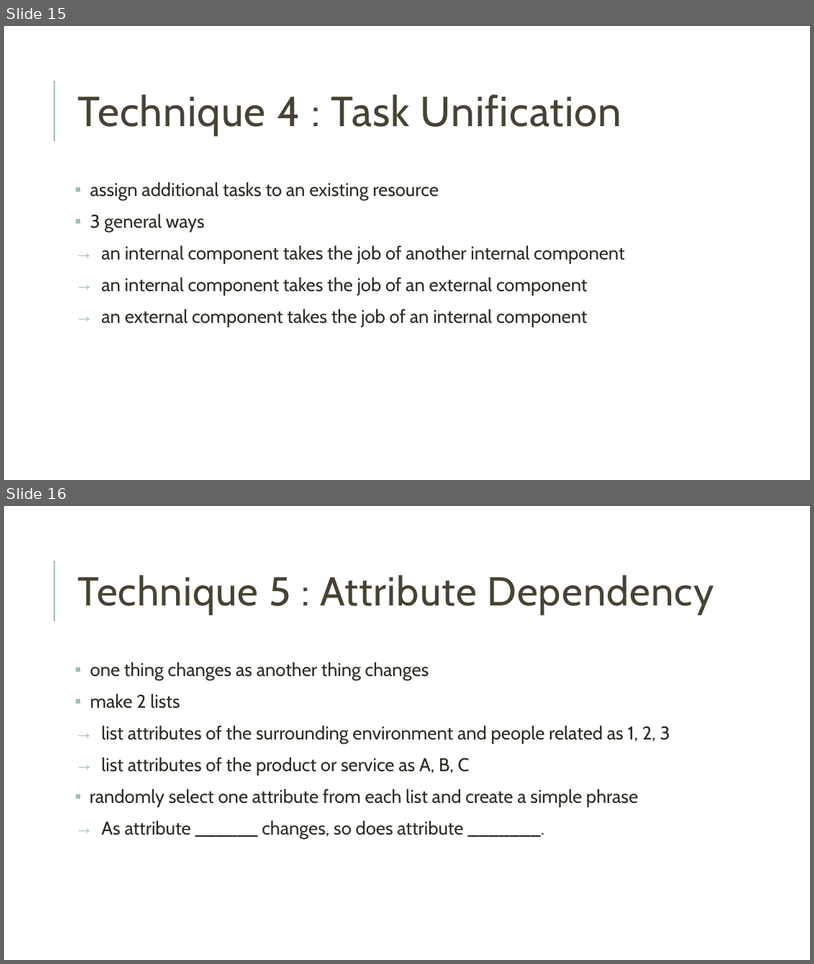
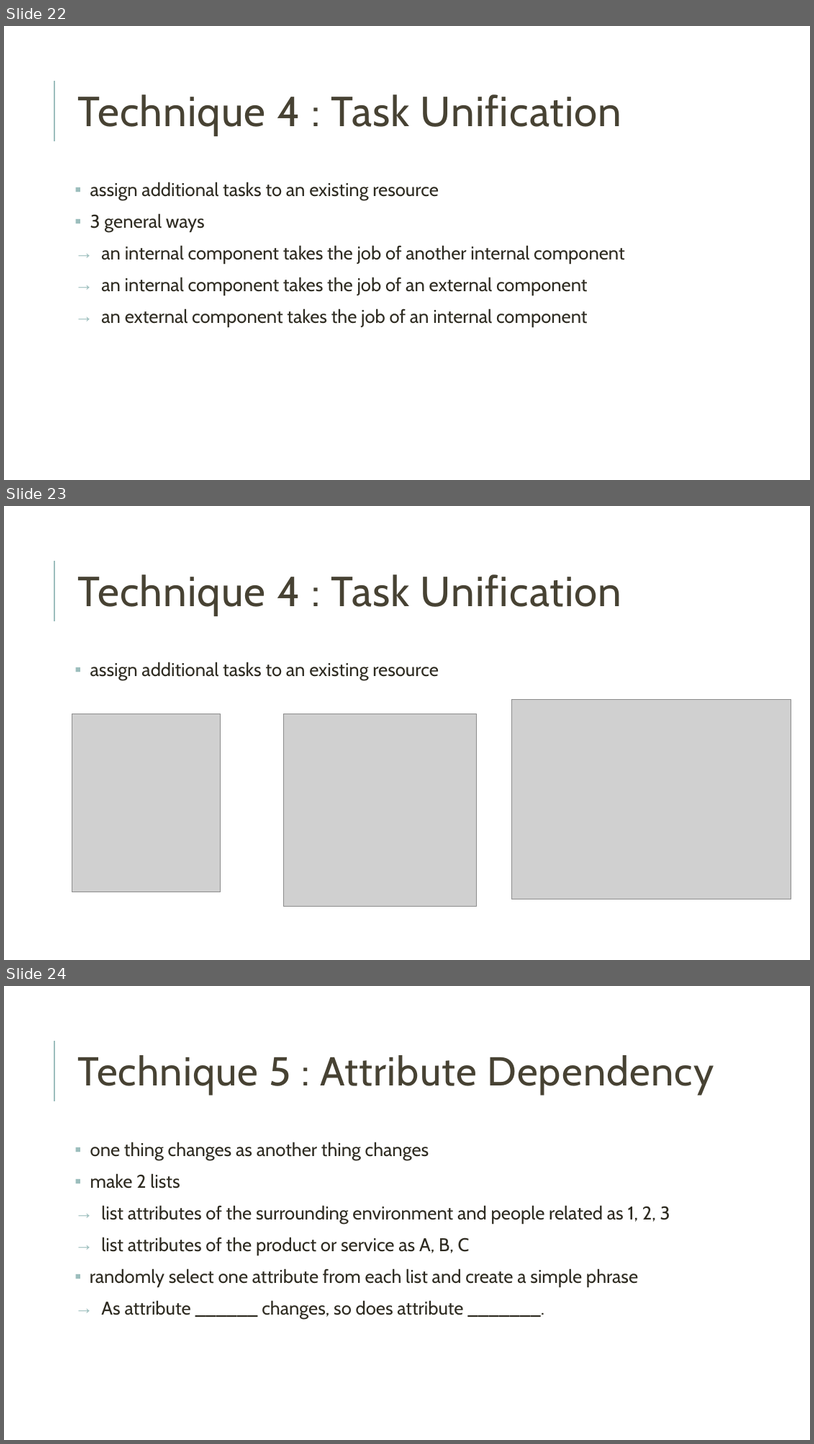
Before and after one commit to tmwtml/tmmm, a slide deck: Creative Thinking.pptx. Shown one above the other, each under a label of ours: slides 15 and 16 before the commit, slides 22, 23 and 24 after it. The pictures are 814x964 and 814x1444 pixels, drawn with LibreOffice and Linux fonts; fonts in the diff are those of the drawing; grey boxes stand for pictures. Boxes give left, top, right and bottom in pixels: in the first picture for what was removed or moved away, otherwise in the second. Text is boxed around its words. In the diff, an @@ line names an element or a change of style, - is before the commit and + after.

Commit message:
Add example picture

```diff
--- a/Creative Thinking.pptx
+++ b/Creative Thinking.pptx
@@ slide 23 added at (4,506,810,960), background #FFFFFF; not listed: 1 template element that a slide beside it also shows @@
@@ title added at (77,574,622,615), 50 pt, text #474233 @@
+Technique 4 : Task Unification
@@ text added at (90,662,439,680), 22 pt, text #2E2B21 @@
+▪ assign additional tasks to an existing resource
@@ picture added at (512,699,791,898) @@
@@ picture added at (72,713,221,892) @@
@@ picture added at (284,713,477,906) @@
@@ what was slide 15 is now slide 22 @@
@@ what was slide 16 is now slide 24 @@
```
Also in this commit, not shown: 2 slides changed, 8 other slides added.
